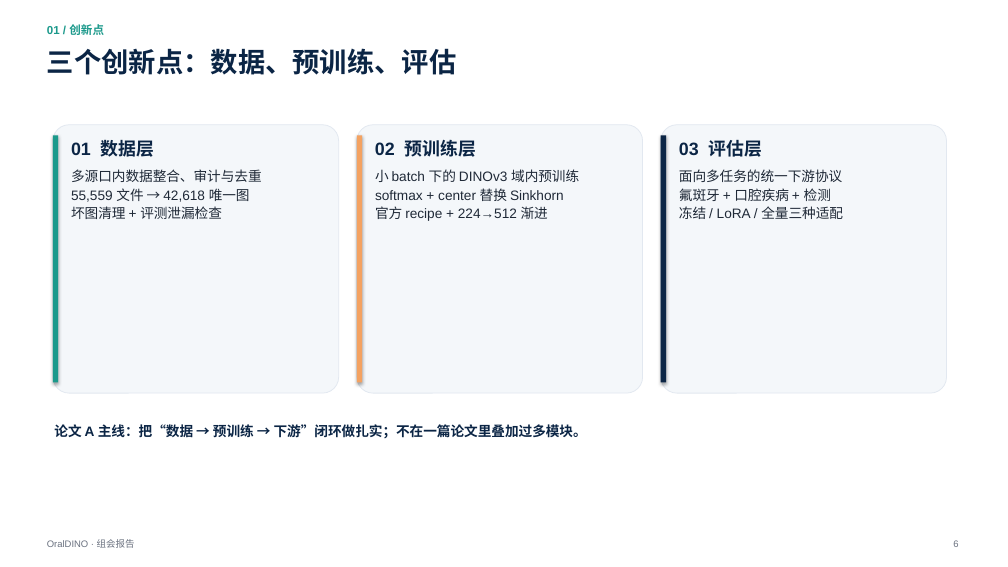
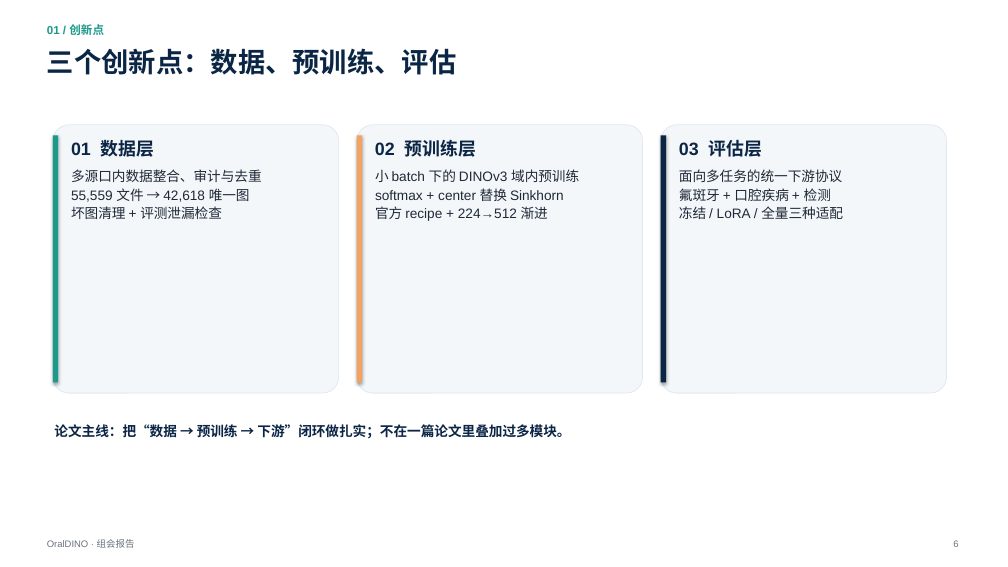
Before and after one commit to XiaoHG/MRG-05-Tooth-Seg, a slide deck: slide 6 of group-meeting/20261111/OralDINO_group_meeting_20261111.pptx. Drawn at 1008x567 pixels with LibreOffice and Linux fonts; fonts in the diff are those of the drawing. Boxes give left, top, right and bottom in pixels: in the first picture for what was removed or moved away, otherwise in the second. Text is boxed around its words. In the diff, an @@ line names an element or a change of style, - is before the commit and + after.

```diff
--- a/group-meeting/20261111/OralDINO_group_meeting_20261111.pptx
+++ b/group-meeting/20261111/OralDINO_group_meeting_20261111.pptx
@@ text at [54, 423, 570, 441]: text changed @@
-论文 A 主线：把“数据 → 预训练 → 下游”闭环做扎实；不在一篇论文里叠加过多模块。
+论文主线：把“数据 → 预训练 → 下游”闭环做扎实；不在一篇论文里叠加过多模块。
```
Also in this commit, not shown: 6 other slides changed, 1 other file.
